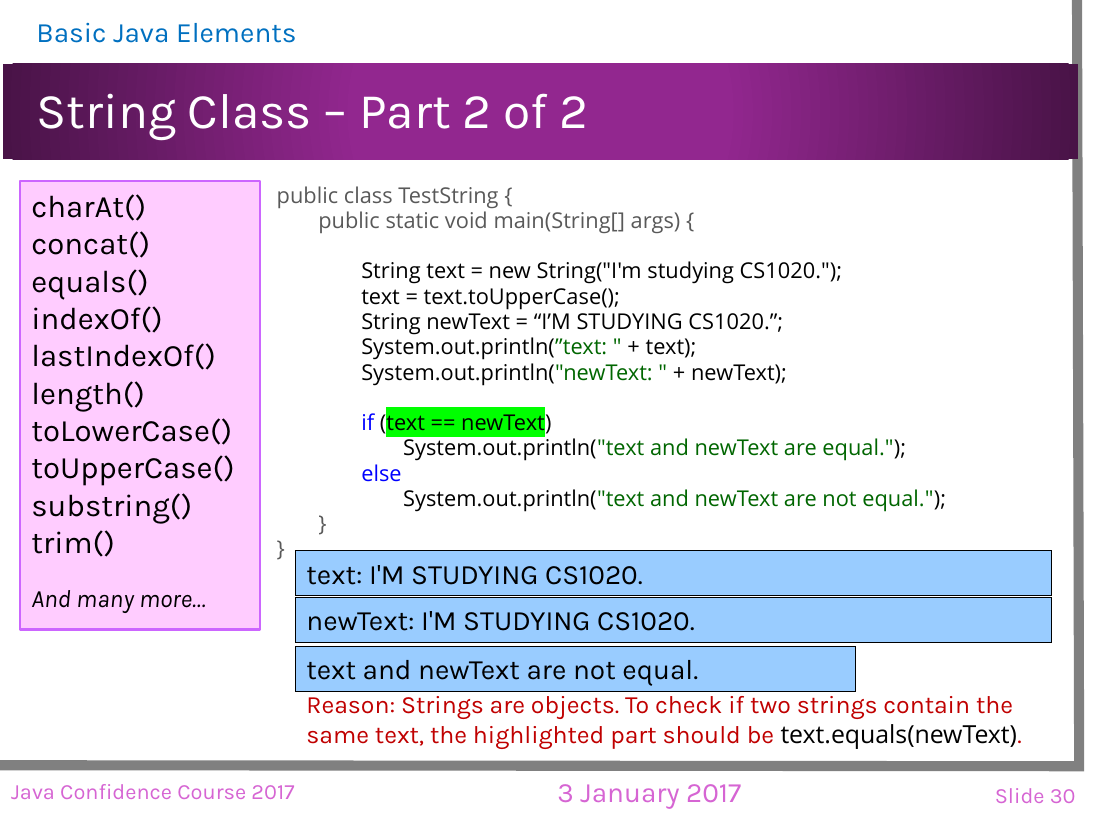
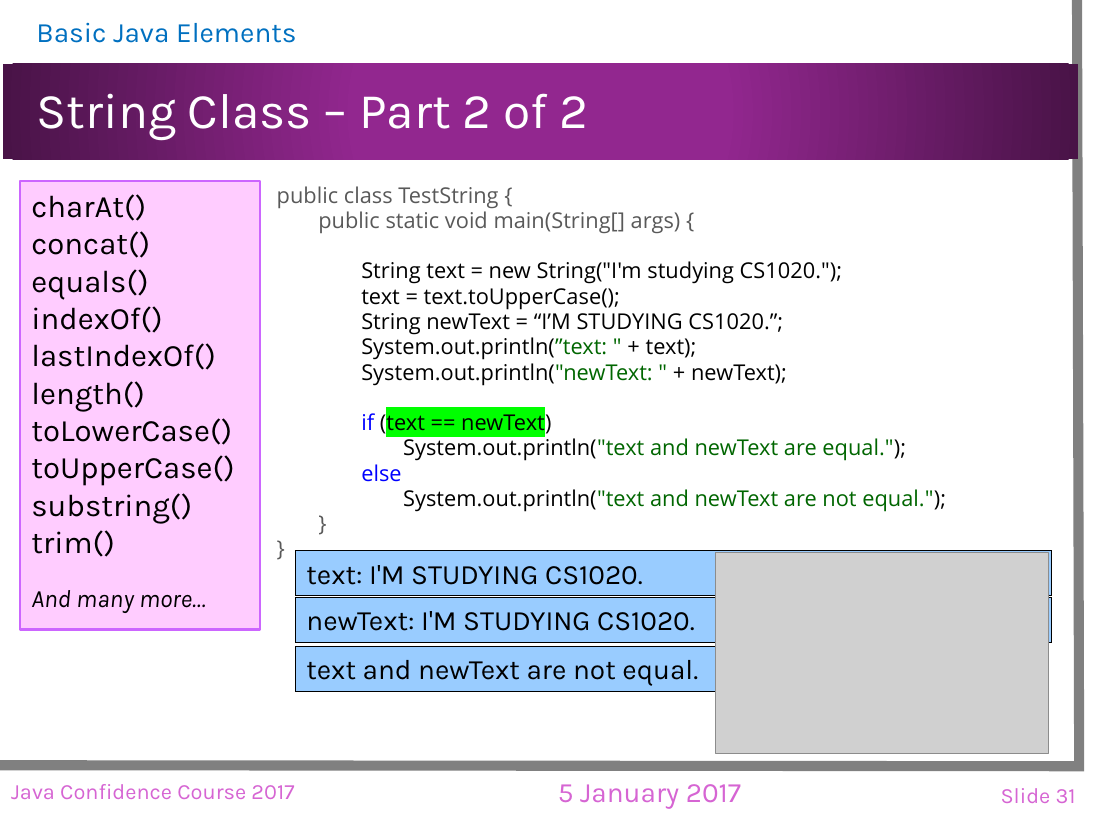
Before and after one commit to landuomu/JCC2017, a slide deck: slide 31 of Slides/JCC2017.pptx (slide 30 before the commit). Drawn at 1120x840 pixels with LibreOffice and Linux fonts; fonts in the diff are those of the drawing; grey boxes stand for pictures; background and template pictures are left out. Boxes give left, top, right and bottom in pixels: in the first picture for what was removed or moved away, otherwise in the second. Text is boxed around its words. In the diff, an @@ line names an element or a change of style, - is before the commit and + after.

```diff
--- a/Slides/JCC2017.pptx
+++ b/Slides/JCC2017.pptx
@@ picture added at <box>716,552,1049,753</box> @@
@@ text removed at <box>306,691,1022,749</box> @@
-Reason: Strings are objects. To check if two strings contain the same text, the highlighted part should be text.equals(newText).
@@ text at <box>558,784,741,808</box>: text changed @@
-3 January 2017
+5 January 2017
@@ page number at <box>1001,788,1076,803</box>: text changed @@
-Slide 30
+Slide 31
```
Also in this commit, not shown: 73 other slides changed, 5 slides added, 1 slide removed.
